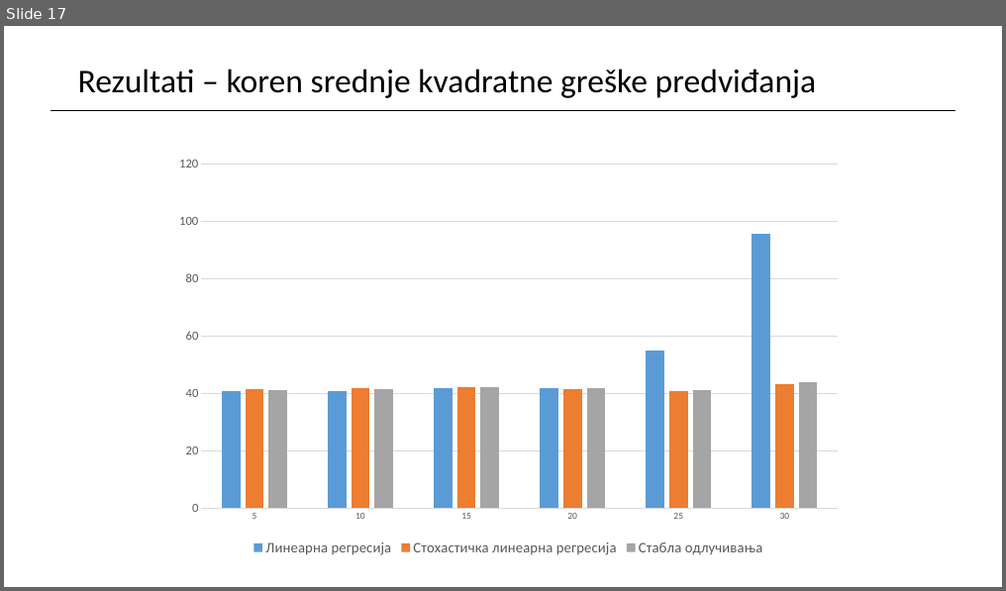
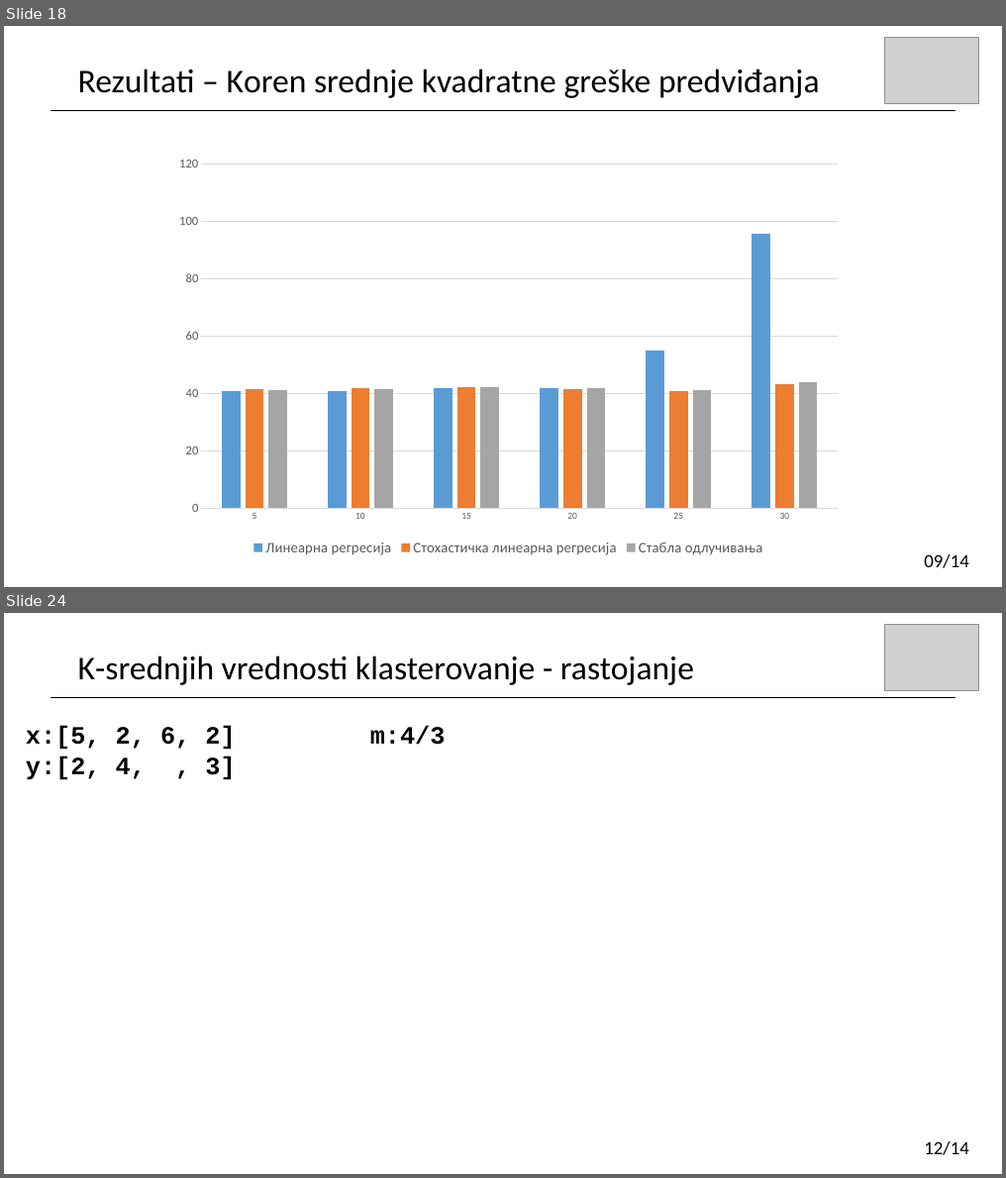
Before and after one commit to stuparm/data-imputation, a slide deck: prezentacija.pptx. Shown one above the other, each under a label of ours: slide 17 before the commit, slides 18 and 24 after it; the slides between them are not shown. The pictures are 1006x591 and 1006x1178 pixels, drawn with LibreOffice and Linux fonts; fonts in the diff are those of the drawing; grey boxes stand for pictures. Boxes give left, top, right and bottom in pixels: in the first picture for what was removed or moved away, otherwise in the second. Text is boxed around its words. In the diff, an @@ line names an element or a change of style, - is before the commit and + after.

```diff
--- a/prezentacija.pptx
+++ b/prezentacija.pptx
@@ slide 24 added at (4, 613, 1002, 1174), background #FFFFFF @@
@@ picture added at (885, 624, 979, 690) @@
@@ text added at (78, 656, 694, 685), 32 pt, text #000000 @@
+K-srednjih vrednosti klasterovanje - rastojanje
@@ line added from (51, 697) to (956, 697), #000000 0.5 pt @@
@@ text added at (26, 726, 235, 780), 24 pt, text #000000, bold @@
+x:[5, 2, 6, 2] m:4/3
+y:[2, 4, , 3]
@@ text added at (924, 1142, 969, 1156), 18 pt, text #000000 @@
+12/14
@@ what was slide 17 is now slide 18 @@
@@ slide 18 changed as well @@
@@ picture added at (885, 37, 979, 103) @@
@@ text at (78, 69, 820, 98): text changed @@
-Rezultati – koren srednje kvadratne greške predviđanja
+Rezultati – Koren srednje kvadratne greške predviđanja
@@ text added at (924, 555, 969, 569), 18 pt, text #000000 @@
+09/14
```
Also in this commit, not shown: 15 other slides changed, 14 other slides added, 2 slides removed, 10 other files.
